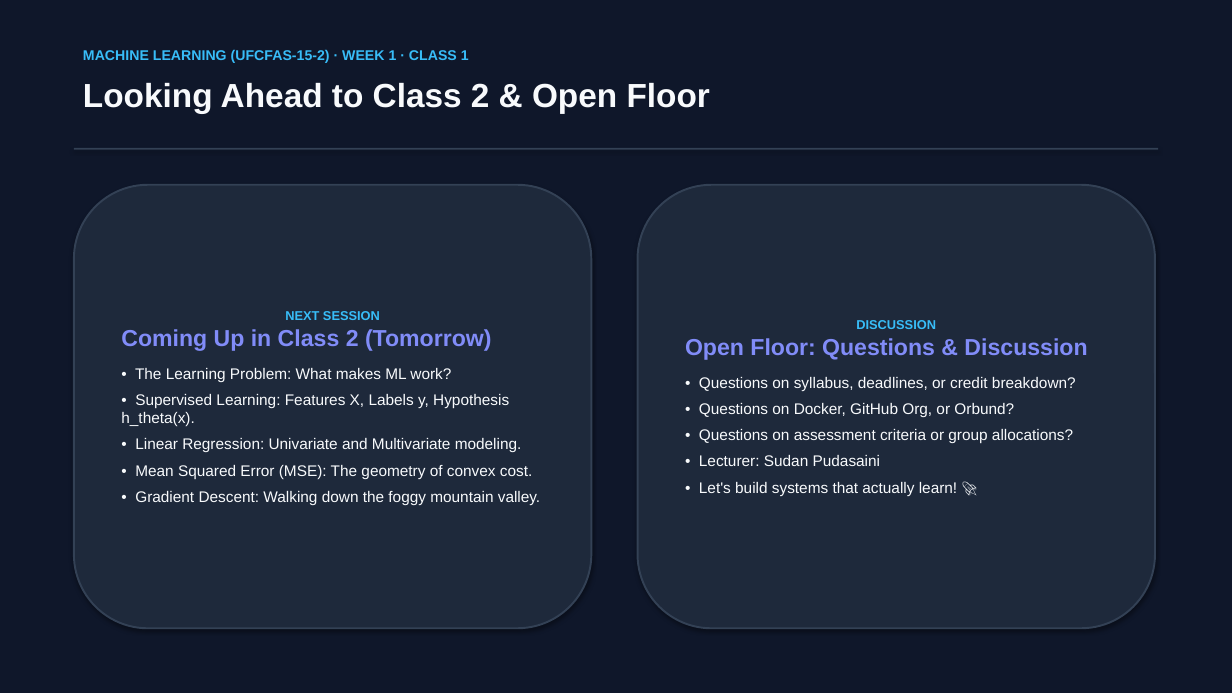
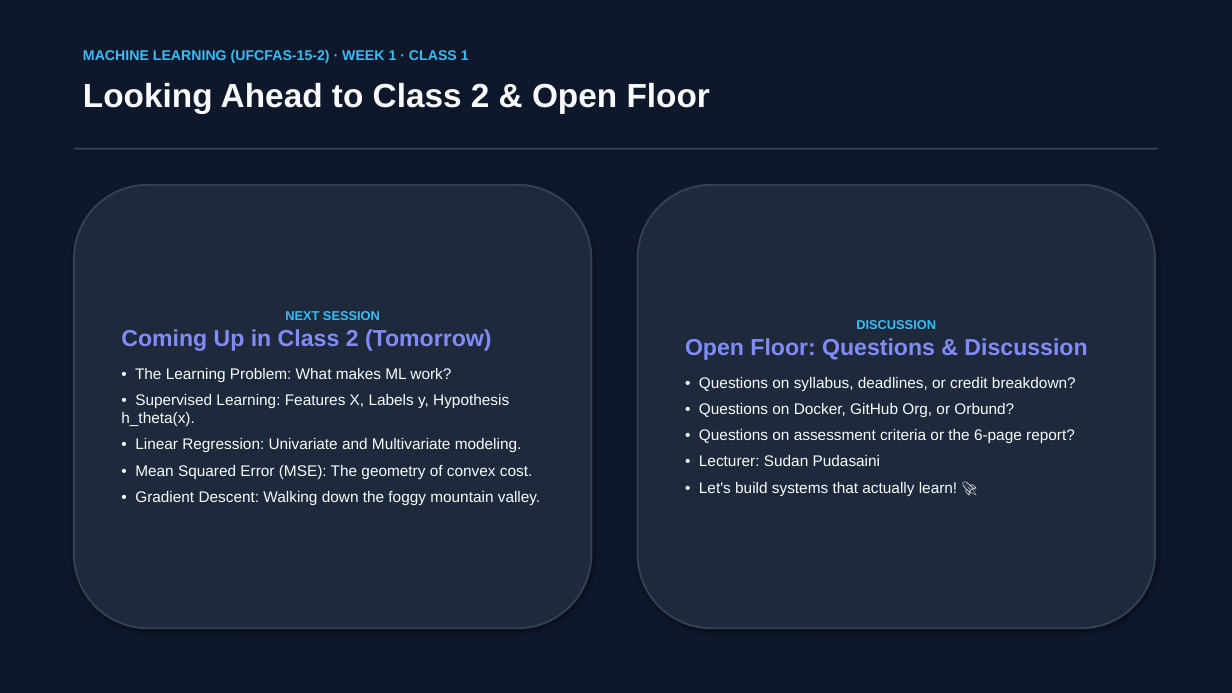
Before and after one commit to Sudan23/ml, a slide deck: slide 14 of neo_ML/slides/week1/Week_1_Class_1_Course_Introduction_and_Overview.pptx. Drawn at 1232x693 pixels with LibreOffice and Linux fonts; fonts in the diff are those of the drawing. Boxes give left, top, right and bottom in pixels: in the first picture for what was removed or moved away, otherwise in the second. Text is boxed around its words. In the diff, an @@ line names an element or a change of style, - is before the commit and + after.

Commit message:
fix(spec): align with approved UWE module spec (Level 5, 100% individual project, software + 6-page report)

```diff
--- a/neo_ML/slides/week1/Week_1_Class_1_Course_Introduction_and_Overview.pptx
+++ b/neo_ML/slides/week1/Week_1_Class_1_Course_Introduction_and_Overview.pptx
@@ text in rounded rectangle at bbox=[699, 429, 1075, 444]: text changed @@
-• Questions on assessment criteria or group allocations?
+• Questions on assessment criteria or the 6-page report?
```
Also in this commit, not shown: 9 other slides changed, 6 other files.
